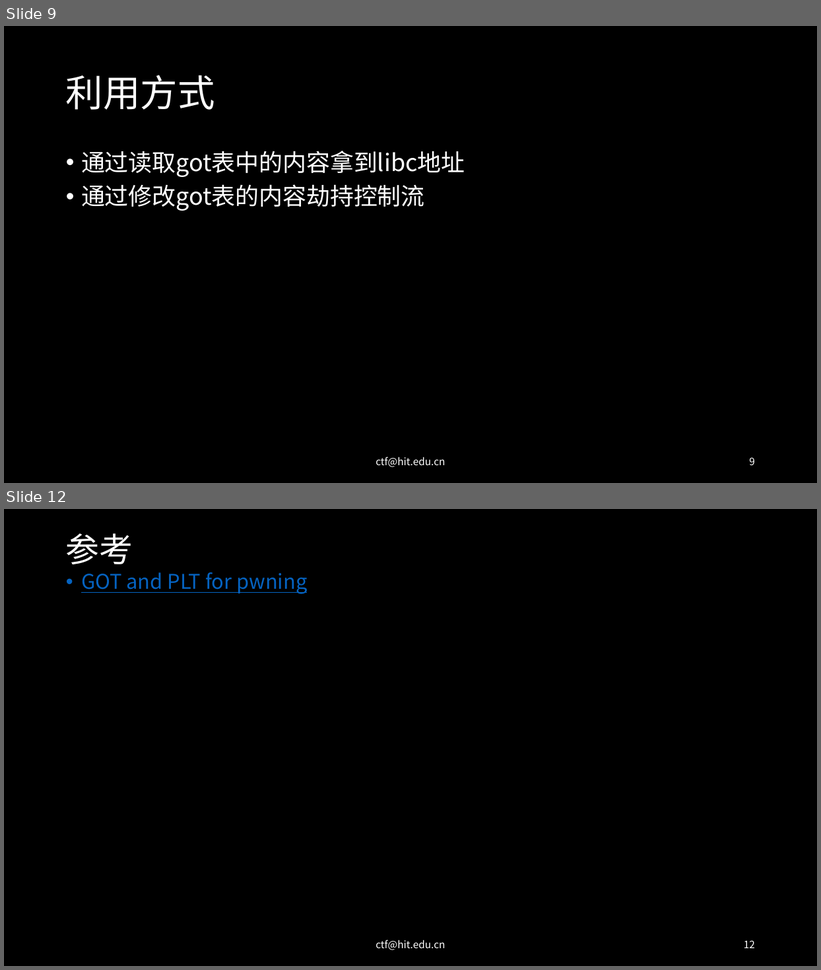
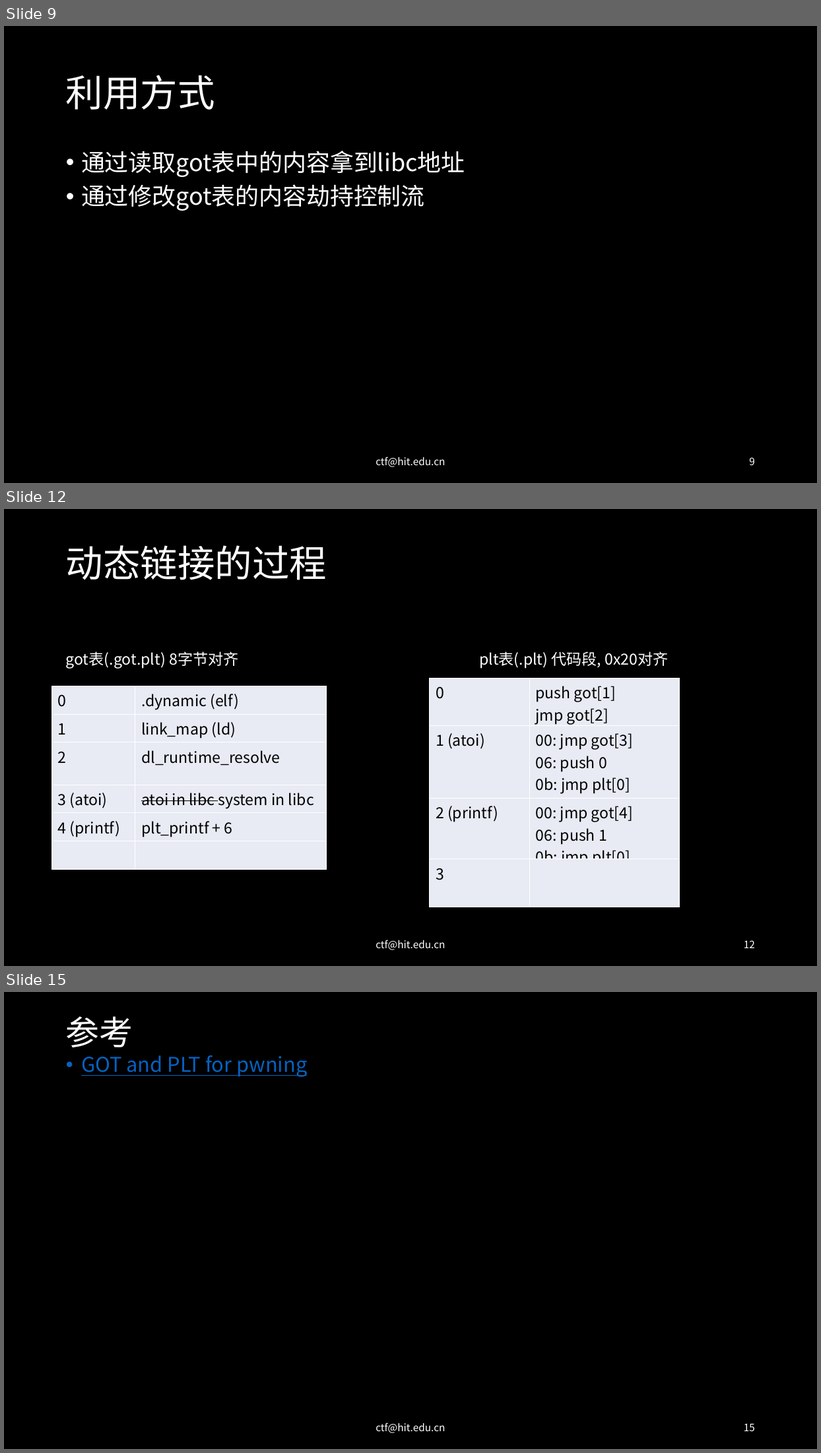
Before and after one commit to 7Hxz233/Lilac_2020_summer_pwn, a slide deck: slides/4-动态链接-plt表和got表.pptx. Shown one above the other, each under a label of ours: slides 9 and 12 before the commit, slides 9, 12 and 15 after it; the slides between them are not shown. The pictures are 821x970 and 821x1453 pixels, drawn with LibreOffice and Linux fonts; fonts in the diff are those of the drawing. Boxes give left, top, right and bottom in pixels: in the first picture for what was removed or moved away, otherwise in the second. Text is boxed around its words. In the diff, an @@ line names an element or a change of style, - is before the commit and + after.

```diff
--- a/slides/4-动态链接-plt表和got表.pptx
+++ b/slides/4-动态链接-plt表和got表.pptx
@@ slide 12 added at <box>4,509,817,966</box>, background #000000 @@
@@ title added at <box>66,545,327,580</box>, 44 pt, text #FFFFFF @@
+动态链接的过程
@@ text added at <box>66,652,238,669</box>, 18 pt, text #FFFFFF @@
+got表(.got.plt) 8字节对齐
@@ text added at <box>479,652,669,669</box>, 18 pt, text #FFFFFF @@
+plt表(.plt) 代码段, 0x20对齐
@@ table added at <box>52,686,327,851</box>, 6 rows, 2 columns @@
+0 | .dynamic (elf)
+1 | link_map (ld)
+2 | dl_runtime_resolve
+3 (atoi) | atoi in libc system in libc
+4 (printf) | plt_printf + 6
+ | 
@@ table added at <box>430,678,680,907</box>, 4 rows, 2 columns @@
+0 | push got[1] / jmp got[2]
+1 (atoi) | 00: jmp got[3] / 06: push 0 / 0b: jmp plt[0]
+2 (printf) | 00: jmp got[4] / 06: push 1 / 0b: jmp plt[0]
+3 | 
@@ text added at <box>376,940,445,951</box>, 12 pt, text #FFFFFF @@
+ctf@hit.edu.cn
@@ page number added at <box>744,941,755,949</box>, 12 pt, text #FFFFFF @@
+12
@@ what was slide 12 is now slide 15 @@
@@ page number at <box>744,1424,755,1432</box>: text changed @@
-12
+15
```
Also in this commit, not shown: 6 slides changed, 2 other slides added, 13 other files.
